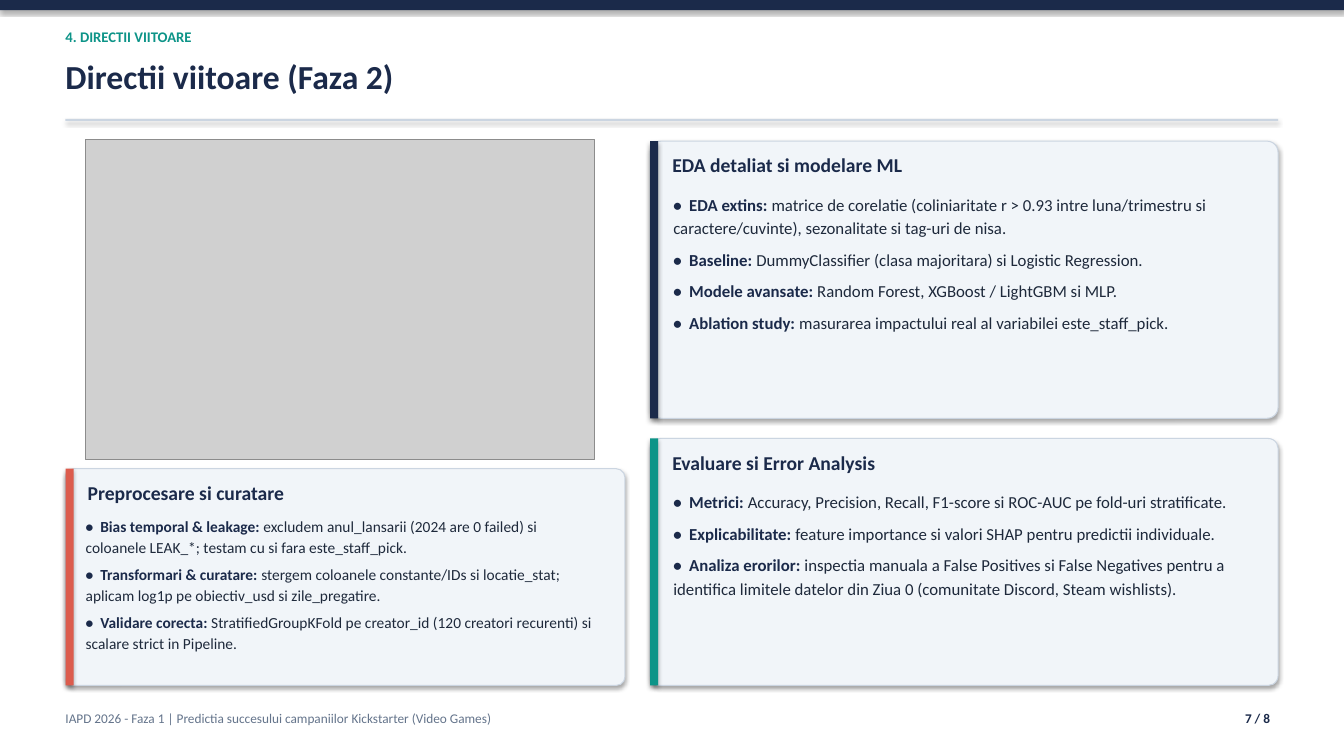
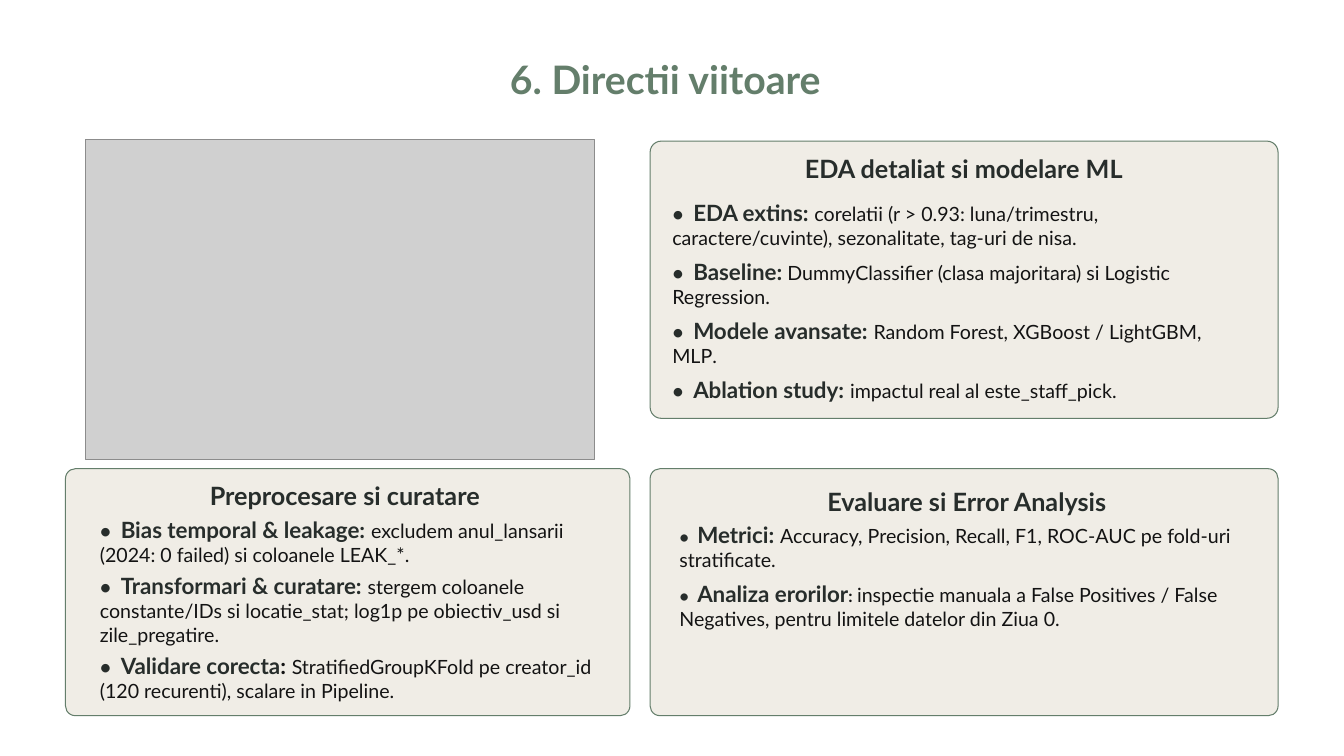
Before and after one commit to Avram-Robert/Predictia-succesului-campaniilor-de-jocuri-de-pe-Kickstarter, a slide deck: slide 7 of docs/IAPD_Phase1_Presentation.pptx. Drawn at 1344x756 pixels with LibreOffice and Linux fonts; fonts in the diff are those of the drawing; grey boxes stand for pictures. Boxes give left, top, right and bottom in pixels: in the first picture for what was removed or moved away, otherwise in the second. Text is boxed around its words. In the diff, an @@ line names an element or a change of style, - is before the commit and + after.

Commit message:
Updated the presentation

```diff
--- a/docs/IAPD_Phase1_Presentation.pptx
+++ b/docs/IAPD_Phase1_Presentation.pptx
@@ rectangle removed at <box>0,0,1344,10</box> @@
@@ text removed at <box>65,32,191,42</box> @@
-4. DIRECTII VIITOARE
@@ text at <box>510,65,820,95</box>: text changed; size 24 to 28 pt; font Calibri to Lato; text colour #1B2A4A to #647E6B @@
-Directii viitoare (Faza 2)
+6. Directii viitoare
@@ rectangle removed at <box>66,119,1278,121</box> @@
@@ rectangle removed at <box>650,141,658,418</box> @@
@@ text at <box>672,204,1098,249</box>: text changed; size 12 to 14 pt; font Calibri to Lato; text colour #1E293B to #131313 @@
-• EDA extins: matrice de corelatie (coliniaritate r > 0.93 intre luna/trimestru si caractere/cuvinte), sezonalitate si tag-uri de nisa.
+• EDA extins: corelatii (r > 0.93: luna/trimestru, caractere/cuvinte), sezonalitate, tag-uri de nisa.
@@ text at <box>672,263,1170,308</box>: size 12 to 14 pt in "• DummyClassifier (clasa majoritara) si Logistic Regression."; size 12 to 16 pt in "Baseline:"; font Calibri to Lato in "• Baseline: DummyClassifier (clasa majoritara) si Logistic ..."; text colour #1B2A4A to #272D2B in "• Baseline:"; text colour #1E293B to #131313 in "DummyClassifier (clasa majoritara) si Logistic Regression."; line spacing 1.15 to 1 @@
@@ text at <box>672,322,1202,402</box>: text changed; size 12 to 14 pt; font Calibri to Lato; text colour #1E293B to #131313 @@
-• Modele avansate: Random Forest, XGBoost / LightGBM si MLP.
-• Ablation study: masurarea impactului real al variabilei este_staff_pick.
+• Modele avansate: Random Forest, XGBoost / LightGBM, MLP.
+• Ablation study: impactul real al este_staff_pick.
@@ rectangle removed at <box>650,439,658,686</box> @@
@@ rounded rectangle: place and size @@
-rounded rectangle at <box>66,469,625,686</box>
+rounded rectangle at <box>66,469,630,716</box>
@@ rectangle removed at <box>66,469,74,686</box> @@
@@ fill #F1F5F9 to #F0EDE6; outline #CBD5E1 0.75 pt to #647E6B 0.75 pt; shadow off in 3 elements at <box>650,141,1278,418</box>, <box>66,469,630,716</box>, <box>650,469,1278,716</box> @@
@@ rounded rectangle: place and size @@
-rounded rectangle at <box>650,439,1278,686</box>
+rounded rectangle at <box>650,469,1278,716</box>
@@ size 14 to 18 pt, font Calibri to Lato, text colour #1B2A4A to #272D2B; alignment left to centre in 3 elements at <box>805,159,1123,178</box>, <box>210,486,480,510</box>, <box>827,492,1106,515</box> @@
@@ text "Evaluare si Error Analysis": place and size @@
-text "Evaluare si Error Analysis" at <box>672,456,876,473</box>
+text "Evaluare si Error Analysis" at <box>827,492,1106,515</box>
@@ text at <box>100,521,591,702</box>: text changed; size 11 to 14 pt; font Calibri to Lato; text colour #1E293B to #131313 @@
-• Bias temporal & leakage: excludem anul_lansarii (2024 are 0 failed) si coloanele LEAK_*; testam cu si fara este_staff_pick.
-• Transformari & curatare: stergem coloanele constante/IDs si locatie_stat; aplicam log1p pe obiectiv_usd si zile_pregatire.
-• Validare corecta: StratifiedGroupKFold pe creator_id (120 creatori recurenti) si scalare strict in Pipeline.
+• Bias temporal & leakage: excludem anul_lansarii (2024: 0 failed) si coloanele LEAK_*.
+• Transformari & curatare: stergem coloanele constante/IDs si locatie_stat; log1p pe obiectiv_usd si zile_pregatire.
+• Validare corecta: StratifiedGroupKFold pe creator_id (120 recurenti), scalare in Pipeline.
@@ text at <box>679,526,1230,630</box>: text changed; size 12 to 14 pt; font Calibri to Lato; text colour #1E293B to #131313 @@
-• Metrici: Accuracy, Precision, Recall, F1-score si ROC-AUC pe fold-uri stratificate.
-• Explicabilitate: feature importance si valori SHAP pentru predictii individuale.
-• Analiza erorilor: inspectia manuala a False Positives si False Negatives pentru a identifica limitele datelor din Ziua 0 (comunitate Discord, Steam wishlists).
+• Metrici: Accuracy, Precision, Recall, F1, ROC-AUC pe fold-uri stratificate.
+• Analiza erorilor: inspectie manuala a False Positives / False Negatives, pentru limitele datelor din Ziua 0.
@@ text removed at <box>65,713,491,725</box> @@
-IAPD 2026 - Faza 1 | Predictia succesului campaniilor Kickstarter (Video Games)
@@ text removed at <box>1245,714,1270,723</box> @@
-7 / 8
```
Also in this commit, not shown: 6 other slides changed, 1 slide added, 1 slide removed.
